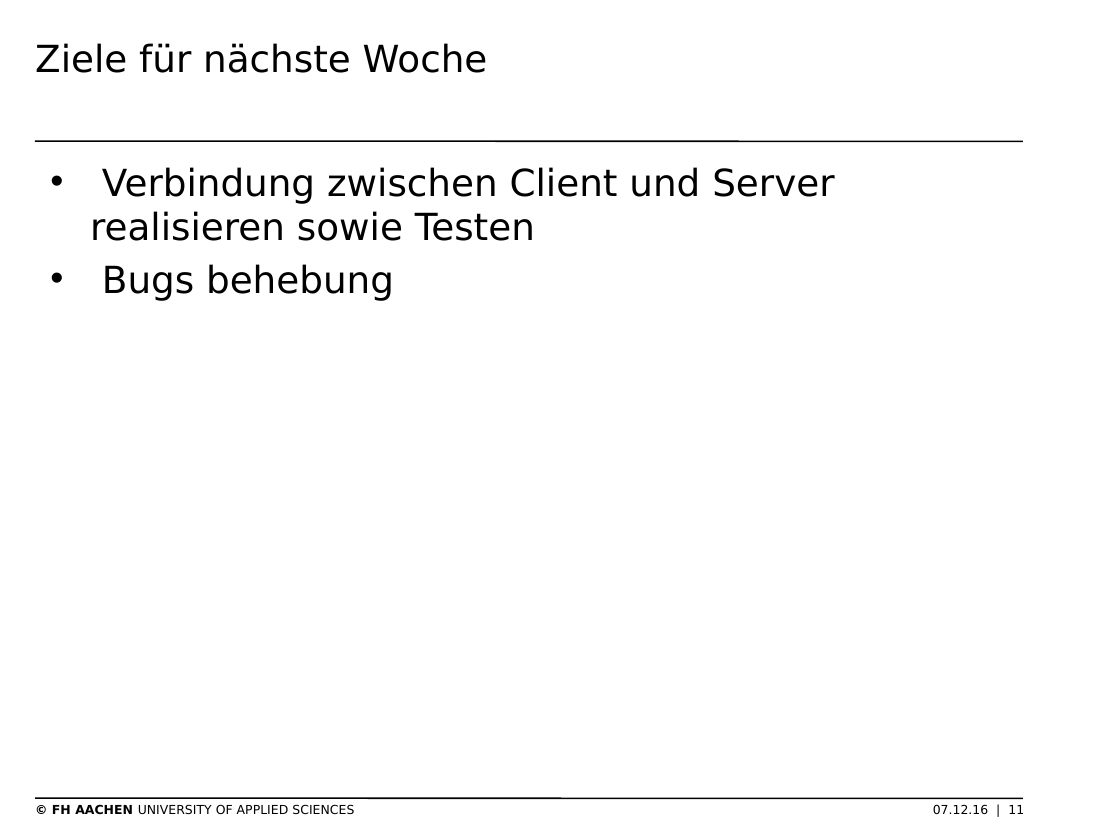
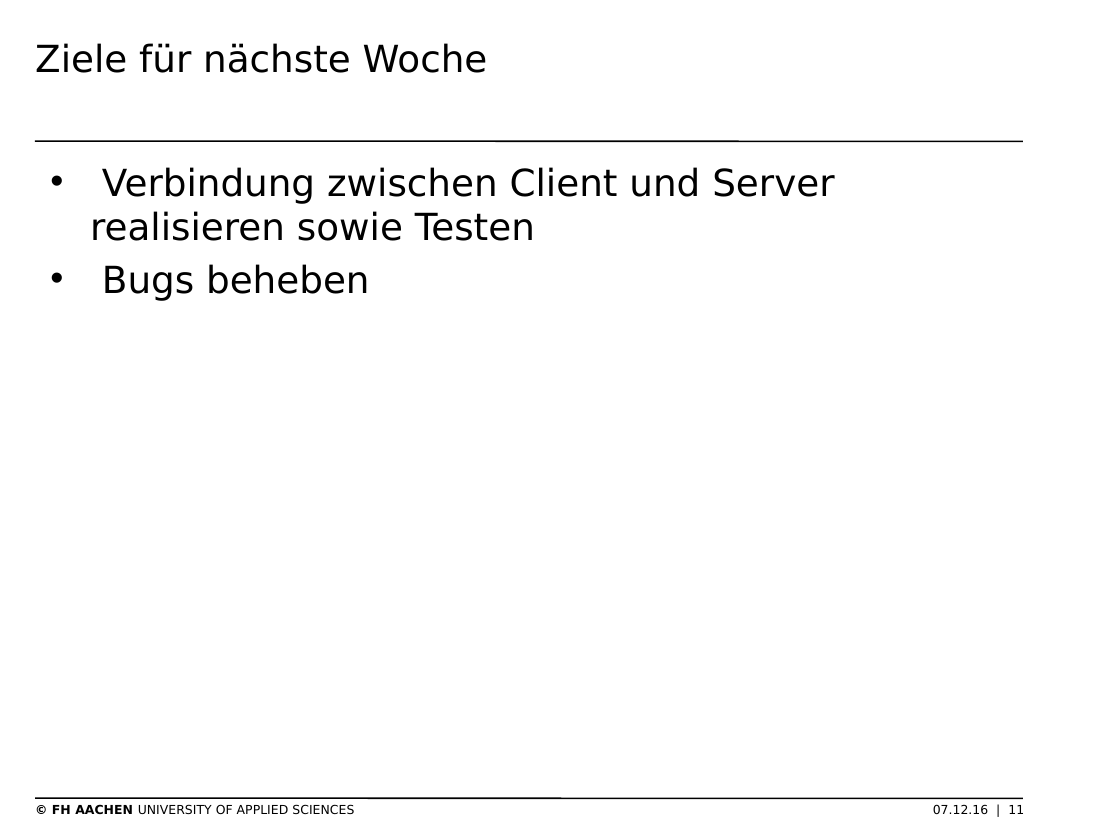
Before and after one commit to thomasgor/swe, a slide deck: slide 11 of Dokumente/Coaching/2016-12-07/2016-12-07 Präsentation Projektmgmt.odp. Drawn at 1120x840 pixels with LibreOffice and Linux fonts; fonts in the diff are those of the drawing; background and template pictures are left out. Boxes give left, top, right and bottom in pixels: in the first picture for what was removed or moved away, otherwise in the second. Text is boxed around its words. In the diff, an @@ line names an element or a change of style, - is before the commit and + after.

```diff
--- a/Dokumente/Coaching/2016-12-07/2016-12-07 Präsentation Projektmgmt.odp
+++ b/Dokumente/Coaching/2016-12-07/2016-12-07 Präsentation Projektmgmt.odp
@@ text at [102,264,370,300]: text changed @@
-• Bugs behebung
+• Bugs beheben
```
Also in this commit, not shown: 1 other slide changed, 1 other file.
